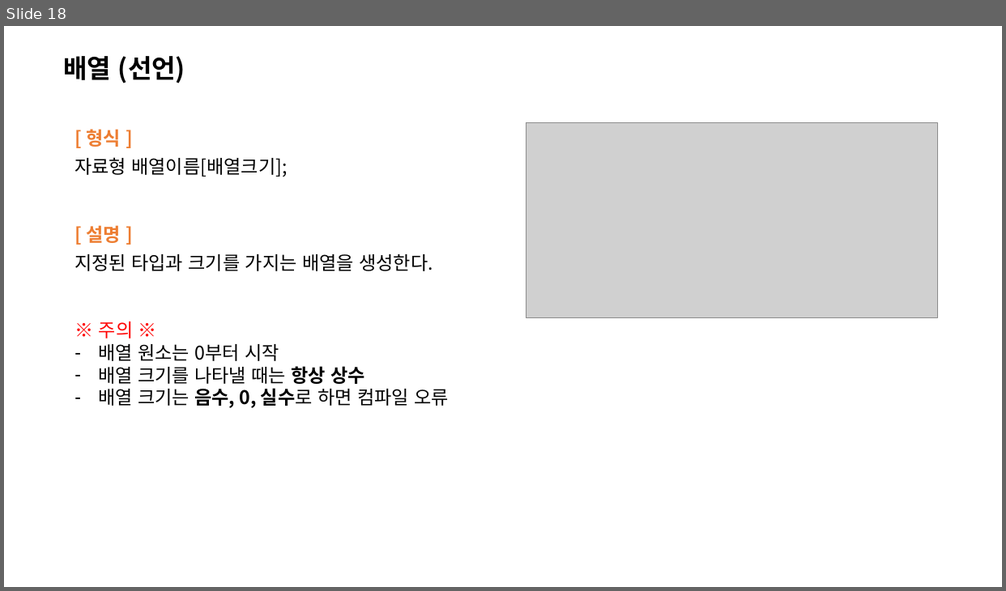
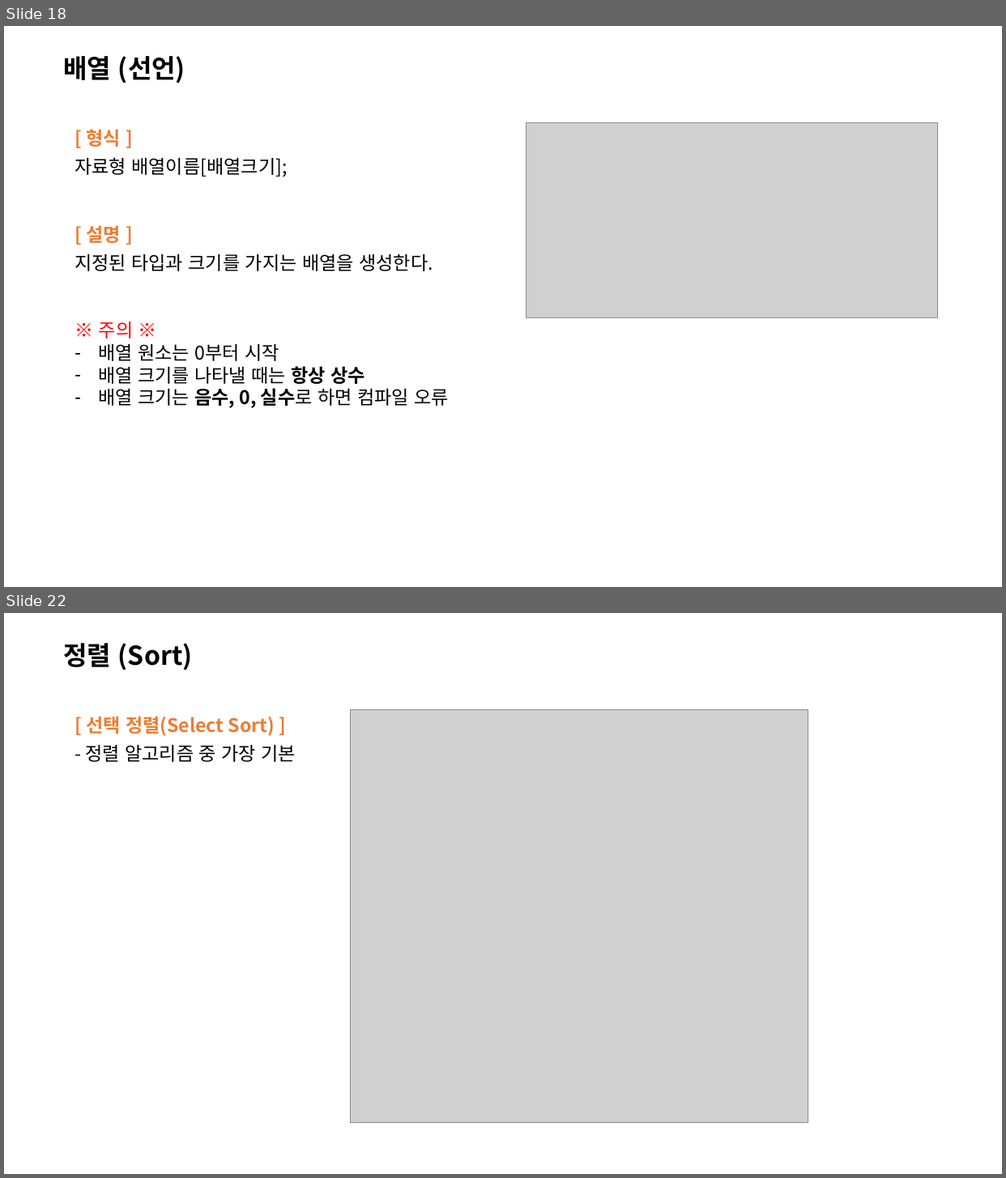
Before and after one commit to HyunKyu-Song/etc, a slide deck: C언어 기본 문법.pptx. Shown one above the other, each under a label of ours: slide 18 before the commit, slides 18 and 22 after it; the slides between them are not shown. The pictures are 1006x591 and 1006x1178 pixels, drawn with LibreOffice and Linux fonts; fonts in the diff are those of the drawing; grey boxes stand for pictures. Boxes give left, top, right and bottom in pixels: in the first picture for what was removed or moved away, otherwise in the second. Text is boxed around its words. In the diff, an @@ line names an element or a change of style, - is before the commit and + after.

```diff
--- a/C언어 기본 문법.pptx
+++ b/C언어 기본 문법.pptx
@@ slide 22 added at [4, 613, 1002, 1174], background #FFFFFF @@
@@ text added at [63, 643, 193, 671], 25 pt, text #000000, bold @@
+정렬 (Sort)
@@ text added at [85, 716, 296, 762], 18 pt, text #ED7D31, bold @@
+[ 선택 정렬(Select Sort) ]
+- 정렬 알고리즘 중 가장 기본
@@ picture added at [351, 710, 808, 1123] @@
```
Also in this commit, not shown: 3 slides changed, 21 other slides added, 3 other files.
